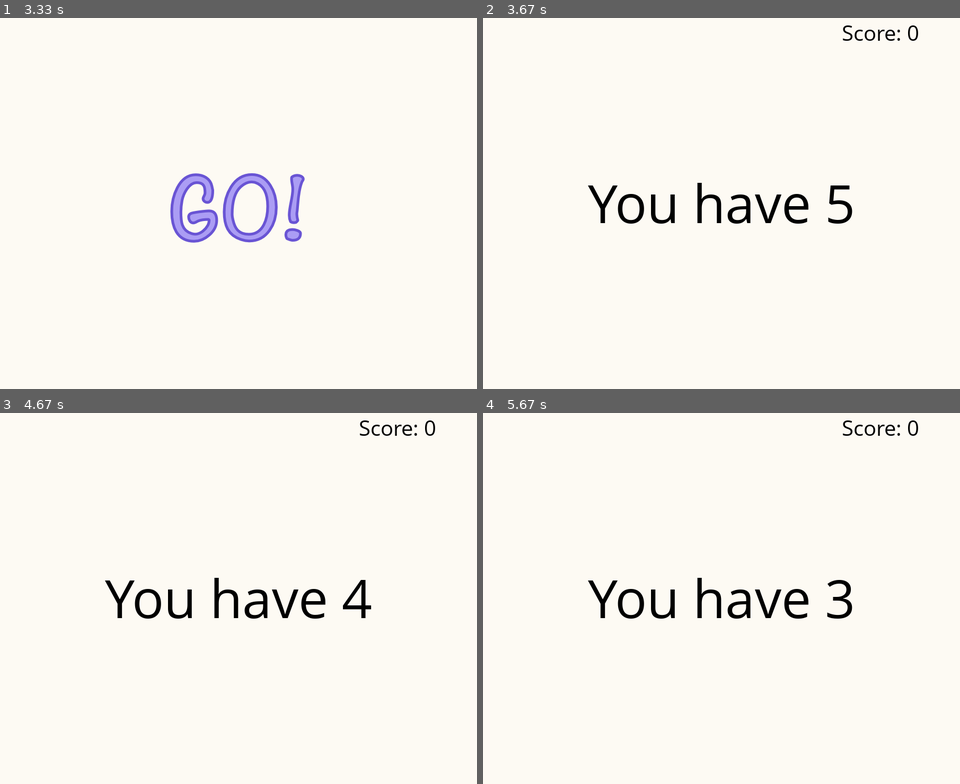
Above: before the commit, frames 1-4 (two rows, left to right).
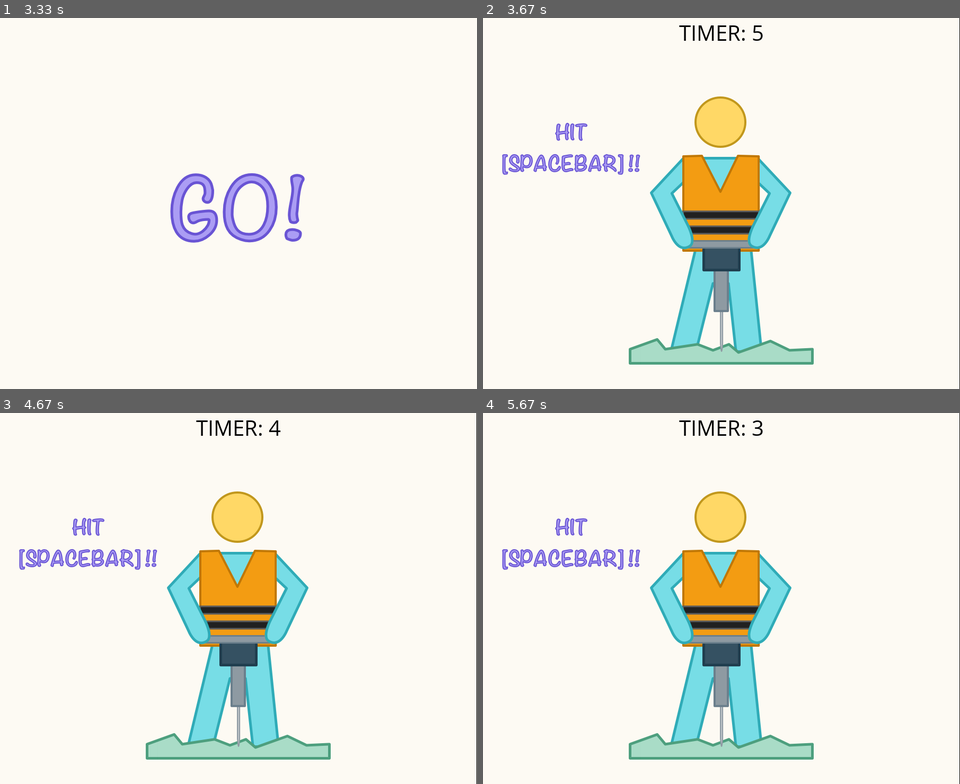
Above: after the commit, the same moments.

Repository: jwl-7/Stick-Bop
Game: pygame game, started from stick-bop.py
The game is run twice, just before and just after one commit, with the same random seed, the same clock (stepped at 60 frames per second) and the same inputs.
Inputs:
- Up to frame 1 (3.33 s): tap Enter at 0.33 s; tap Space at 3.3 s
- Up to frame 2 (3.67 s): no input
- Up to frame 3 (4.67 s): no input
- Up to frame 4 (5.67 s): no input

Frame 1 is identical in both runs. In frame 2, 15% of the frame differs, in the area x 4-100%, y 0-100%; in frame 3, 15%; in frame 4, 15%.

Commit message:
added task_jackhammer() and clear_text()

Diff:
--- a/stick-bop.py
+++ b/stick-bop.py
@@ -18,6 +18,7 @@
 SCREEN_WIDTH  = 900
 SCREEN_HEIGHT = 700
 FPS = 30
+SCORE = 0
 
 # monokai color palette
 WHITE  = (253, 250, 243)
@@ -35,9 +36,23 @@
     pygame.init()
     pygame.mixer.init()
 
+def draw_text(surface, text, size, x, y):
+    game_font = pygame.font.Font(path.join(FONT_DIR, 'OpenSans-Regular.ttf'), size)
+    text_surface = game_font.render(text, True, BLACK)
+    text_rect = text_surface.get_rect()
+    text_rect.midtop = (x, y)
+    surface.blit(text_surface, text_rect)
+
+def clear_text(surface, color, text, size, x, y):
+    game_font = pygame.font.Font(path.join(FONT_DIR, 'OpenSans-Regular.ttf'), size)
+    text_surface = game_font.render(text, True, BLACK)
+    text_rect = text_surface.get_rect()
+    text_rect.midtop = (x, y)
+    surface.fill(color, text_rect)
+
 def game_menu():
     size = SCREEN_WIDTH, SCREEN_HEIGHT
-    screen = pygame.display.set_mode(size)
+    screen = pygame.display.get_surface()
     menu_snd = pygame.mixer.music.load(path.join(SND_DIR, 'piano-lofi-rain.ogg'))
     pygame.mixer.music.play(-1)
 
@@ -54,10 +69,8 @@
                 break
             elif event.key == pygame.K_ESCAPE:
                 pygame.quit()
-                quit()
         elif event.type == pygame.QUIT:
             pygame.quit()
-            quit()
         else:
             pygame.display.update()
 
@@ -68,7 +81,7 @@
     ready_snd.play()
 
     size = SCREEN_WIDTH, SCREEN_HEIGHT
-    screen = pygame.display.set_mode(size)
+    screen = pygame.display.get_surface()
 
     ready_img = pygame.image.load(path.join(IMG_DIR, 'ready.png')).convert()
     ready_img = pygame.transform.scale(ready_img, (SCREEN_WIDTH, SCREEN_HEIGHT), screen)
@@ -88,69 +101,90 @@
     pygame.display.update()
     pygame.time.wait(1000)
 
-def draw_text(surface, text, size, x, y):
-    game_font = pygame.font.Font(path.join(FONT_DIR, 'OpenSans-Regular.ttf'), size)
-    text_surface = game_font.render(text, True, BLACK)
-    text_rect = text_surface.get_rect()
-    text_rect.midtop = (x, y)
-    surface.blit(text_surface, text_rect)
+def task_jackhammer():
+    size = SCREEN_WIDTH, SCREEN_HEIGHT
+    screen = pygame.display.get_surface()
+    clock = pygame.time.Clock()
+
+    jackhammer1_img = pygame.image.load(path.join(IMG_DIR, 'jackhammer-1.png')).convert()
+    jackhammer1_img = pygame.transform.scale(jackhammer1_img, (SCREEN_WIDTH, SCREEN_HEIGHT), screen)
+    screen.blit(jackhammer1_img, [0, 0])
+
+    count = 0
+    start_time = pygame.time.get_ticks()
+
+    while True:
+
+        for event in pygame.event.get():
+            if event.type == pygame.QUIT:
+                pygame.quit()
+            elif event.type == pygame.KEYDOWN:
+                if event.key == pygame.K_SPACE:
+                    jackhammer2_img = pygame.image.load(path.join(IMG_DIR, 'jackhammer-2.png')).convert()
+                    jackhammer2_img = pygame.transform.scale(jackhammer2_img, (SCREEN_WIDTH, SCREEN_HEIGHT), screen)
+                    screen.blit(jackhammer2_img, [0, 0])
+                    count += 1
+            elif event.type == pygame.KEYUP:
+                if event.key == pygame.K_SPACE:
+                    jackhammer1_img = pygame.image.load(path.join(IMG_DIR, 'jackhammer-1.png')).convert()
+                    jackhammer1_img = pygame.transform.scale(jackhammer1_img, (SCREEN_WIDTH, SCREEN_HEIGHT), screen)
+                    screen.blit(jackhammer1_img, [0, 0])
+
+        count_down = 5
+
+        time_since = pygame.time.get_ticks() - start_time
+        millis = int(time_since)
+        seconds = (millis / 1000) % 60
+        seconds = int(seconds)
+
+        count_down_timer = count_down - seconds
+
+        count_msg = 'TIMER: ' + str(count_down_timer)
+
+        clear_text(screen, WHITE, count_msg, 40, SCREEN_WIDTH / 2, 0)
+        draw_text(screen, count_msg, 40, SCREEN_WIDTH / 2, 0)
+
+        if count >= 5 and count_down_timer > 0:
+            screen.fill(WHITE)
+            draw_text(screen, 'YOU WIN!', 100, SCREEN_WIDTH / 2, SCREEN_HEIGHT / 2.5)
+            break
+        elif count_down_timer <= 0:
+            screen.fill(BLUE)
+            draw_text(screen, 'GAME OVER!', 100, SCREEN_WIDTH / 2, SCREEN_HEIGHT / 2.5)
+            break
+
+        pygame.display.update()
+        clock.tick(FPS)
 
 def main():
     game_init()
 
-    # setup game window
     size = SCREEN_WIDTH, SCREEN_HEIGHT
     screen = pygame.display.set_mode(size)
     clock = pygame.time.Clock()
     pygame.display.set_caption('Stick Bop!')
 
-    # MAIN GAME LOOP
-    #----------------------------------------------------------------
     running = True
     menu_display = True
-    start_time = None
+    scene_jackhammer = False
 
     while running:
         if menu_display:
             game_menu()
             game_ready()
             menu_display = False
+            scene_jackhammer = True
 
-        screen.fill(WHITE)
-        draw_text(screen, 'PRESS [SPACE]', 100, SCREEN_WIDTH / 2, SCREEN_HEIGHT / 2.5)
+        if scene_jackhammer:
+            task_jackhammer()
+            scene_jackhammer = False
 
         for event in pygame.event.get():
             if event.type == pygame.QUIT:
                 running = False
-            elif event.type == pygame.KEYDOWN:
-                if event.key == pygame.K_SPACE:
-                    start_time = pygame.time.get_ticks()
-
-        screen.fill(WHITE)
-
-        SCORE = 0
-
-        if start_time:
-            count_down = 5
-
-            time_since = pygame.time.get_ticks() - start_time
-            millis = int(time_since)
-            seconds = (millis / 1000) % 60
-            seconds = int(seconds)
-
-            count_down_timer = count_down - seconds
-
-            count_msg = 'You have ' + str(count_down_timer)
-
-            draw_text(screen, count_msg, 100, SCREEN_WIDTH / 2, SCREEN_HEIGHT / 2.5)
-
-            if count_down_timer <= 0:
-                screen.fill(BLUE)
-                draw_text(screen, 'GAME OVER!', 100, SCREEN_WIDTH / 2, SCREEN_HEIGHT / 2.5)
 
         score_text = 'Score: ' + str(SCORE)
         draw_text(screen, score_text, 40, SCREEN_WIDTH - (SCREEN_WIDTH / 6), 0)
-
         pygame.display.update()
         clock.tick(FPS)
 
